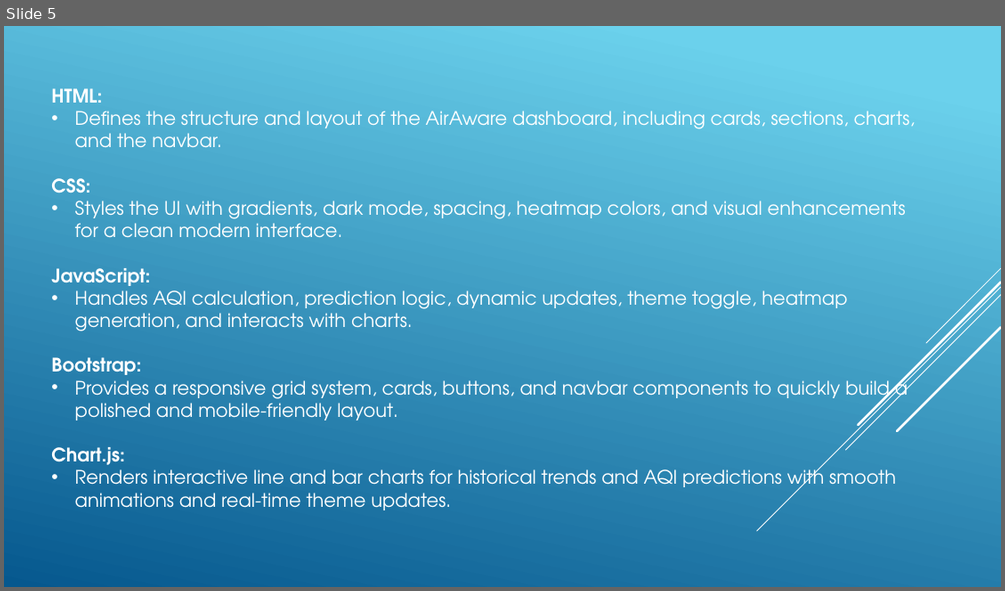
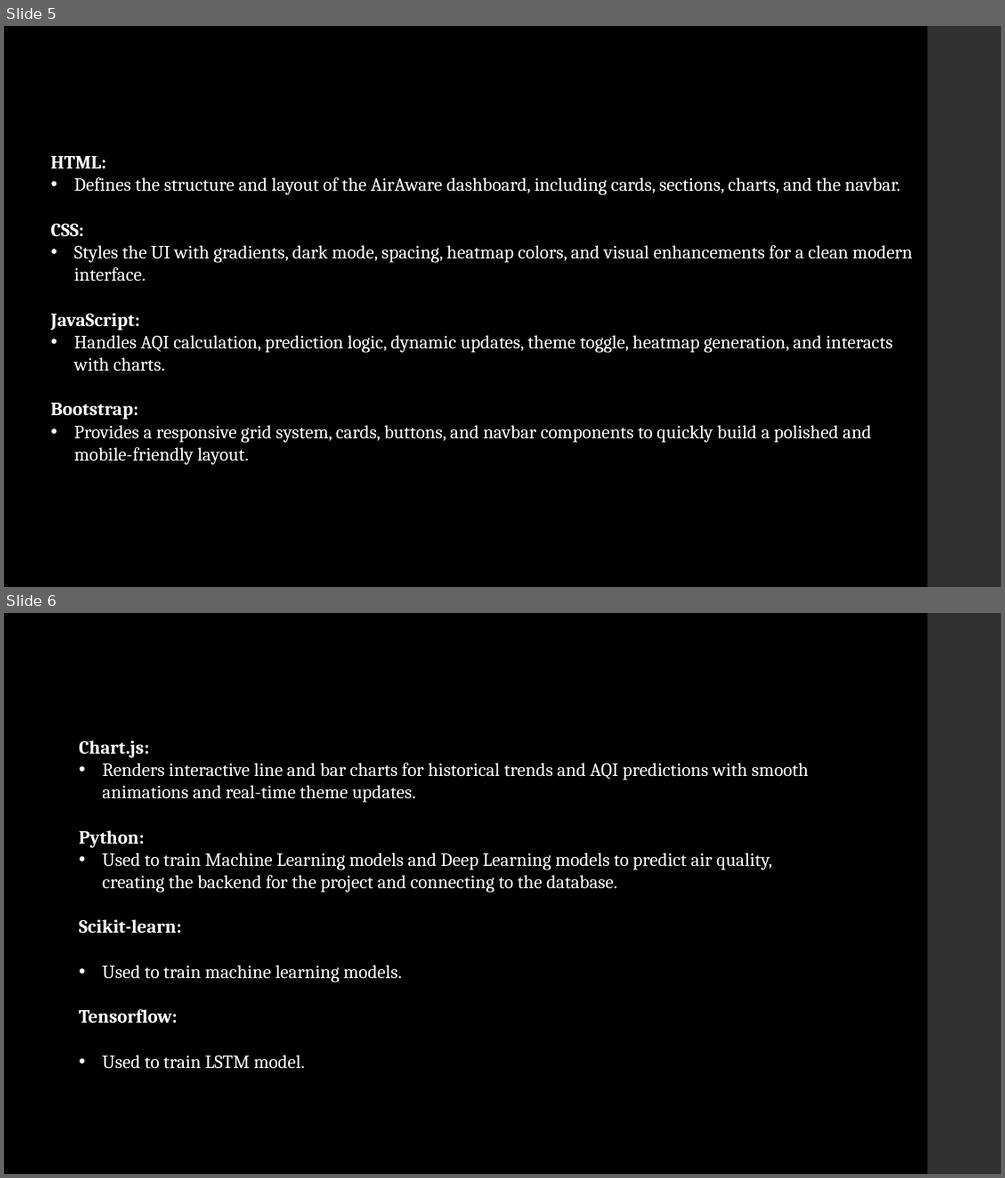
Before and after one commit to jrv1302/AirAware, a slide deck: Project Presentation.pptx. Shown one above the other, each under a label of ours: slide 5 before the commit, slides 5 and 6 after it. The pictures are 1005x591 and 1005x1178 pixels, drawn with LibreOffice and Linux fonts; fonts in the diff are those of the drawing. Boxes give left, top, right and bottom in pixels: in the first picture for what was removed or moved away, otherwise in the second. Text is boxed around its words. In the diff, an @@ line names an element or a change of style, - is before the commit and + after.

Commit message:
Project Document and Presentation

```diff
--- a/Project Presentation.pptx
+++ b/Project Presentation.pptx
@@ slide 6 added at [4,613,1001,1174], background #000000; not listed: 1 template element that a slide beside it also shows @@
@@ text added at [79,740,809,1069], 18 pt, text #FFFFFF @@
+Chart.js:
+• Renders interactive line and bar charts for historical trends and AQI predictions with smooth animations and real-time theme updates.
+Python:
+• Used to train Machine Learning models and Deep Learning models to predict air quality, creating the backend for the project and connecting to the database.
+Scikit-learn:
+• Used to train machine learning models.
+Tensorflow:
+• Used to train LSTM model.
@@ slide 5 changed as well @@
@@ background gradient #6ED2EB to #06588E to #000000 @@
@@ rectangle added at [928,26,1001,587], fill #303030 @@
@@ text "HTML:": place and size @@
-text "HTML:" at [51,88,915,510]
+text "HTML:" at [51,156,912,465]
@@ text "HTML:" at [51,156,912,465]: font TeX Gyre Adventor to Cambria @@
@@ group removed at [757,268,1001,531]: 5 lines @@
@@ text at [51,447,896,510]: paragraphs removed @@
-Chart.js:
-• Renders interactive line and bar charts for historical trends and AQI predictions with smooth animations and real-time theme updates.
```
Also in this commit, not shown: 5 other slides changed, 1 other slide added, 3 slides removed, 1 other file.
